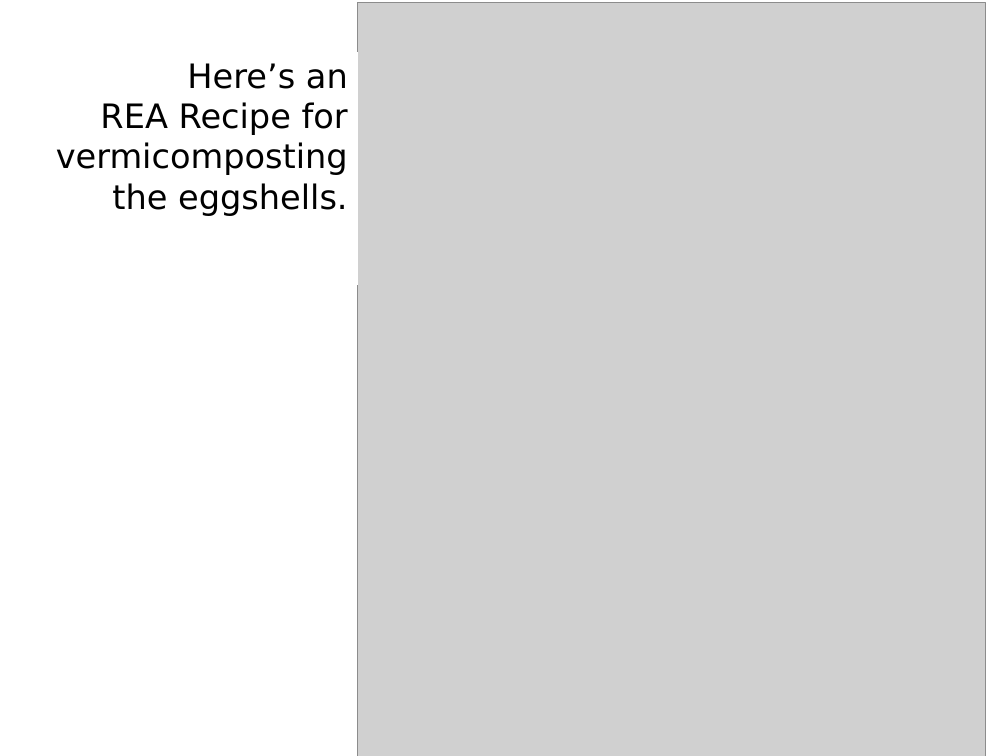
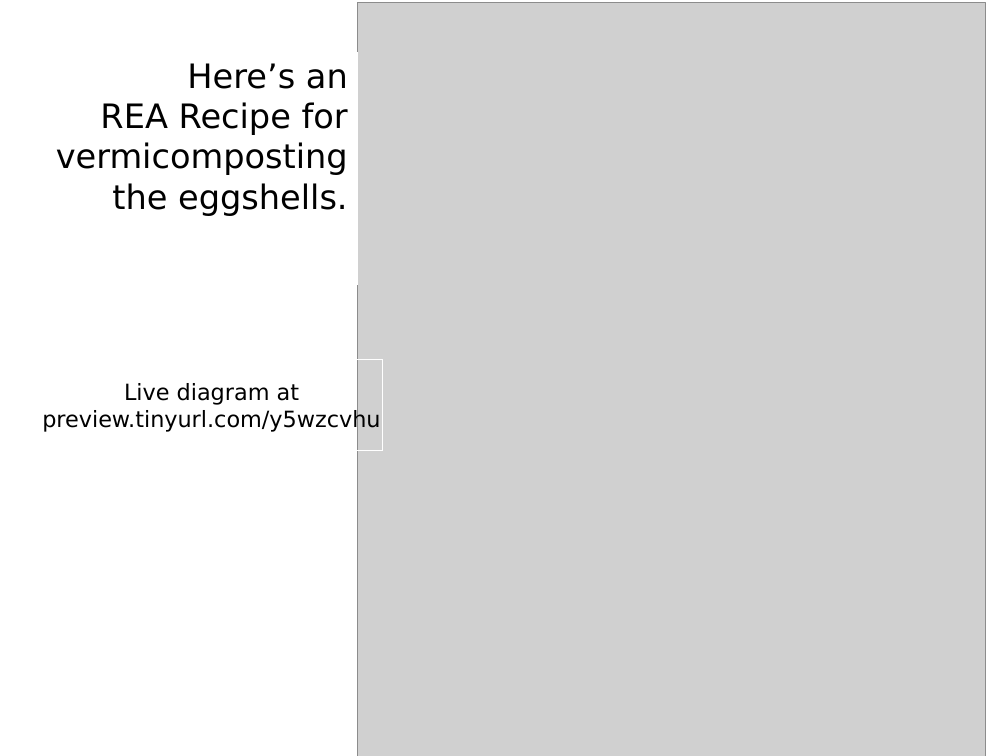
Before and after one commit to valueflows/vf-apps, a slide deck: slide 20 of REA intro.odp. Drawn at 1008x756 pixels with LibreOffice and Linux fonts; fonts in the diff are those of the drawing; grey boxes stand for pictures. Boxes give left, top, right and bottom in pixels: in the first picture for what was removed or moved away, otherwise in the second. Text is boxed around its words. In the diff, an @@ line names an element or a change of style, - is before the commit and + after.

Commit message:
add link to live egg-to-worm diagram

```diff
--- a/REA intro.odp
+++ b/REA intro.odp
@@ rectangle added at (x1=40, y1=360, x2=383, y2=451), outline #FFFFFF 0 pt, 16 pt, text #000000 @@
+Live diagram at
+preview.tinyurl.com/y5wzcvhu
```
